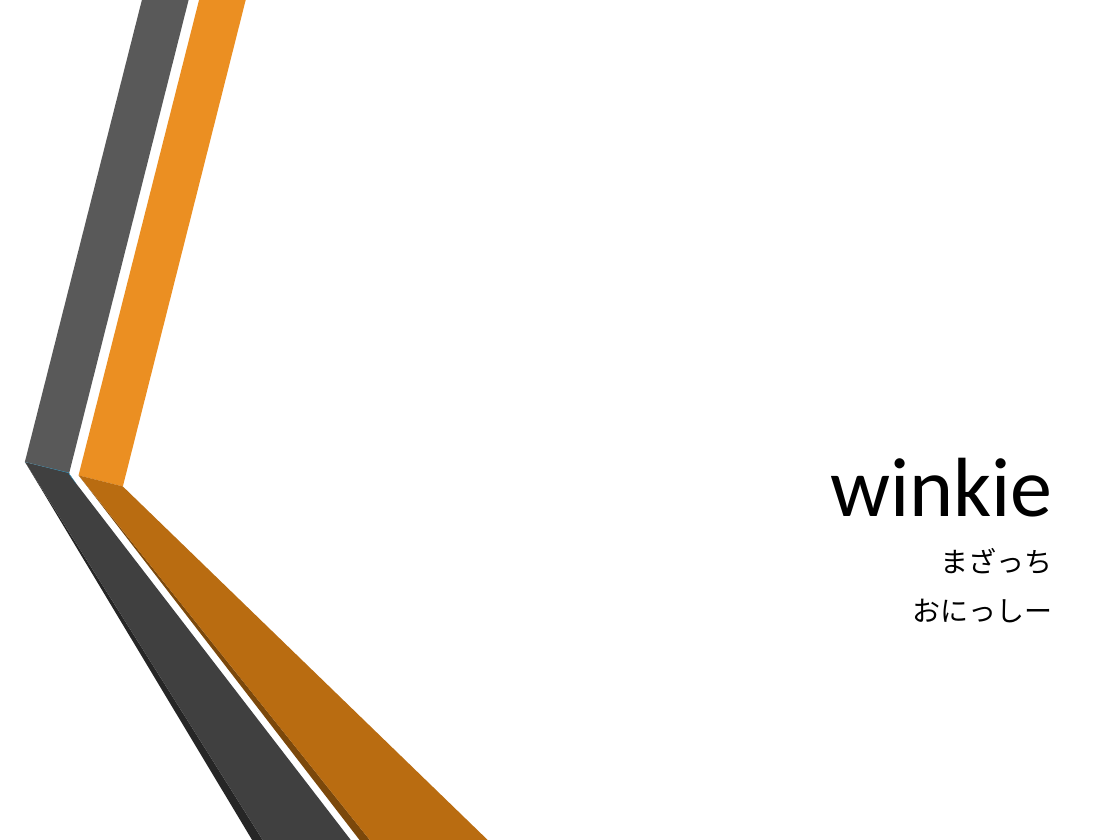
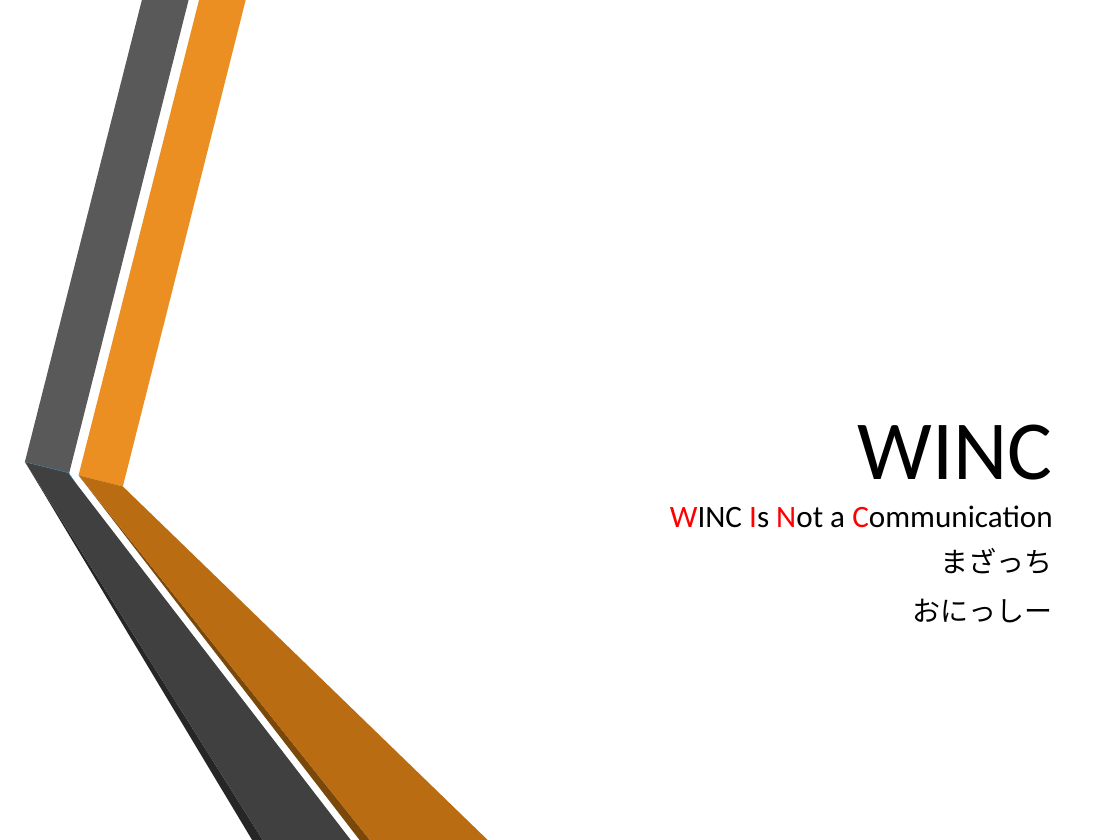
Before and after one commit to onishy/Oshiriai, a slide deck: slide 1 of Presentation/winkie（仮称）.pptx. Drawn at 1120x840 pixels with LibreOffice and Linux fonts; fonts in the diff are those of the drawing; background and template pictures are left out. Boxes give left, top, right and bottom in pixels: in the first picture for what was removed or moved away, otherwise in the second. Text is boxed around its words. In the diff, an @@ line names an element or a change of style, - is before the commit and + after.

```diff
--- a/Presentation/winkie（仮称）.pptx
+++ b/Presentation/winkie（仮称）.pptx
@@ title at (670,424,1053,528): text changed; size 54 to 20 pt @@
-winkie
+WINC
+WINC Is Not a Communication
```
Also in this commit, not shown: 3 other slides changed, 2 slides added, 2 slides removed.
